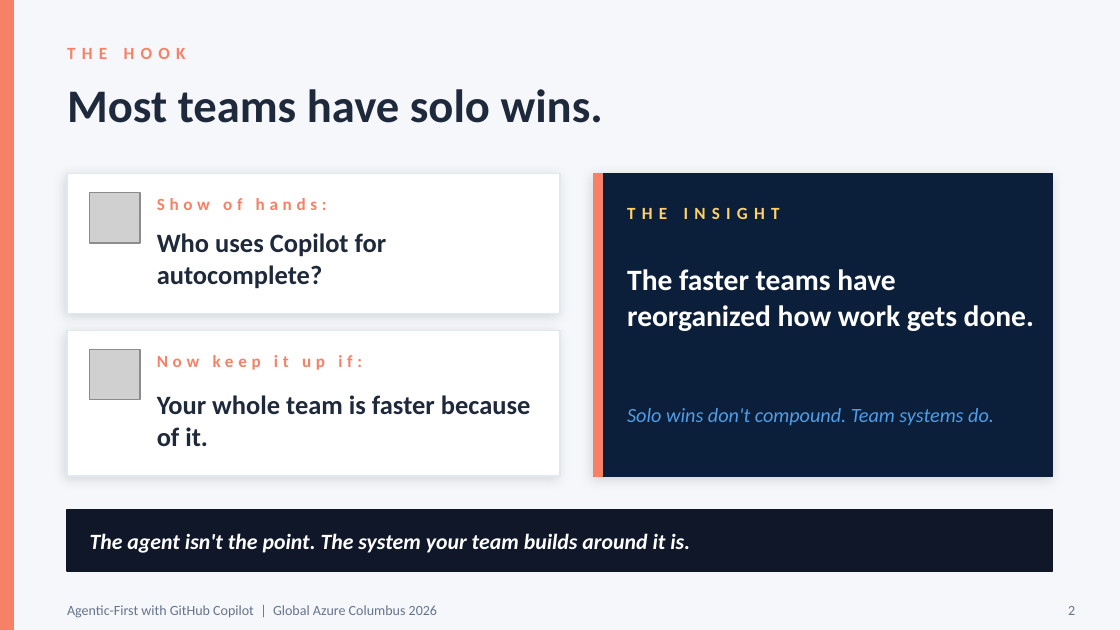
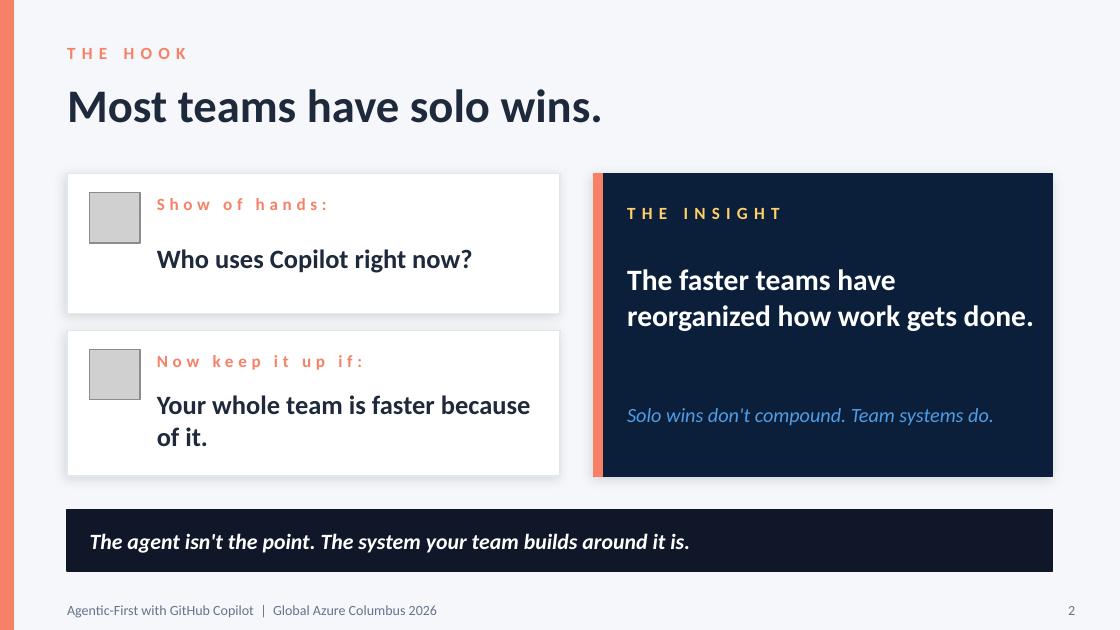
Before and after one commit to shawnewallace/2026-global-azure-columbus, a slide deck: slide 2 of docs/presentation/2026-global-azure-columbus.pptx. Drawn at 1120x630 pixels with LibreOffice and Linux fonts; fonts in the diff are those of the drawing; grey boxes stand for pictures. Boxes give left, top, right and bottom in pixels: in the first picture for what was removed or moved away, otherwise in the second. Text is boxed around its words. In the diff, an @@ line names an element or a change of style, - is before the commit and + after.

```diff
--- a/docs/presentation/2026-global-azure-columbus.pptx
+++ b/docs/presentation/2026-global-azure-columbus.pptx
@@ text at [157, 249, 472, 273]: text changed @@
-Who uses Copilot for autocomplete?
+Who uses Copilot right now?
```
Also in this commit, not shown: 1 other slide changed, 1 other file.
